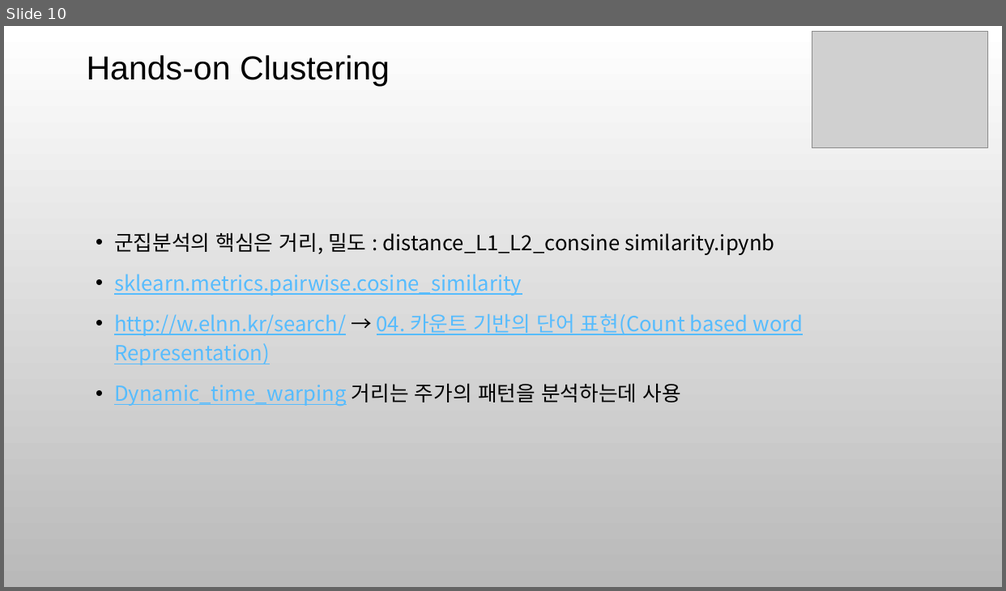
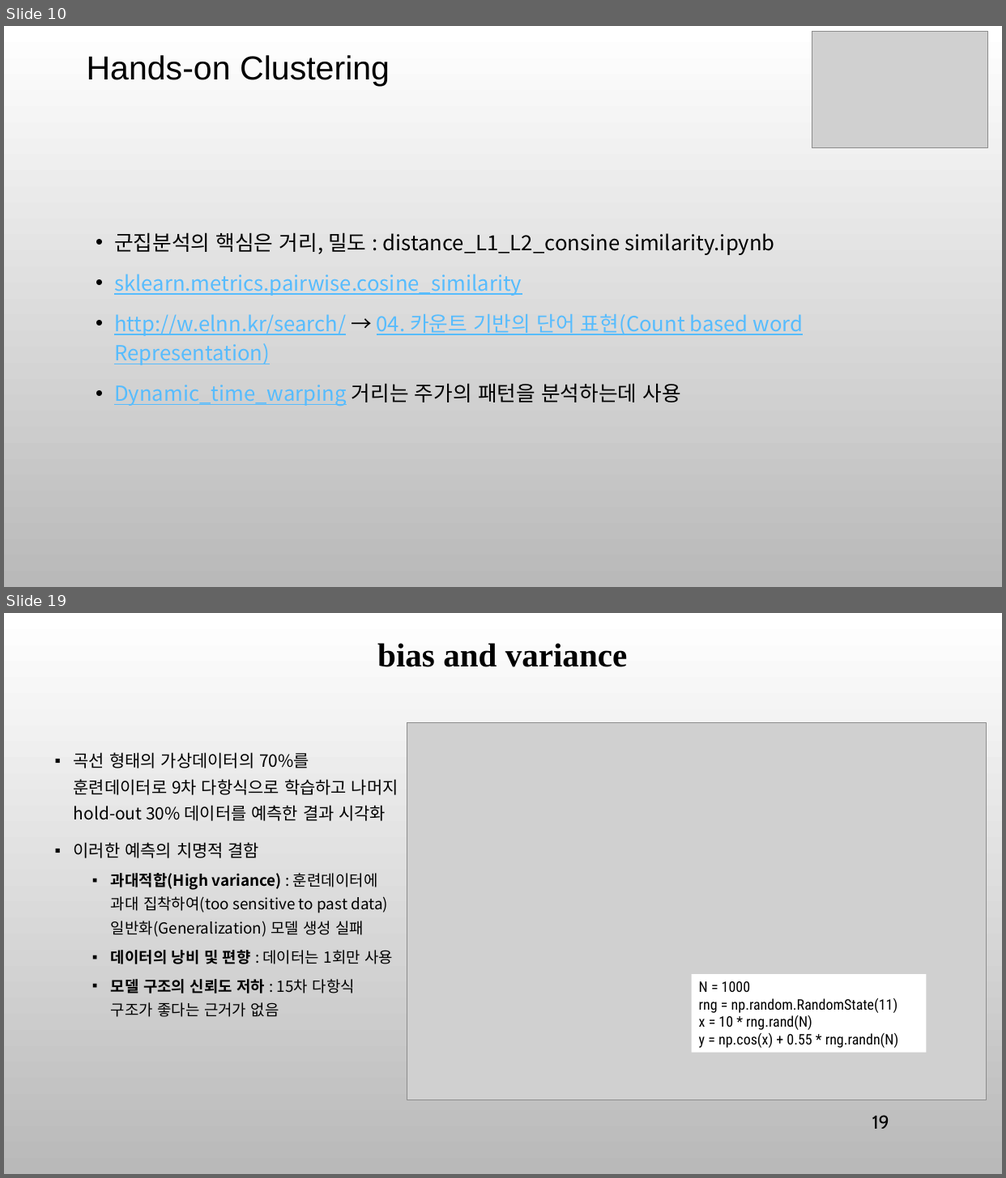
Before and after one commit to ancestor9/mathematics-for-machine-learning, a slide deck: 7_Applications of mathematics.pptx. Shown one above the other, each under a label of ours: slide 10 before the commit, slides 10 and 19 after it; the slides between them are not shown. The pictures are 1006x591 and 1006x1178 pixels, drawn with LibreOffice and Linux fonts; fonts in the diff are those of the drawing; grey boxes stand for pictures; background and template pictures are left out. Boxes give left, top, right and bottom in pixels: in the first picture for what was removed or moved away, otherwise in the second. Text is boxed around its words. In the diff, an @@ line names an element or a change of style, - is before the commit and + after.

```diff
--- a/7_Applications of mathematics.pptx
+++ b/7_Applications of mathematics.pptx
@@ slide 19 added at <box>4,613,1002,1174</box>, background picture (left out) @@
@@ text added at <box>377,643,627,667</box>, 32 pt, text #000000, bold @@
+bias and variance
@@ picture added at <box>407,723,987,1101</box> @@
@@ text added at <box>74,752,398,1017</box>, 14.7 pt, text #000000 @@
+▪ 곡선 형태의 가상데이터의 70%를 훈련데이터로 9차 다항식으로 학습하고 나머지 hold-out 30% 데이터를 예측한 결과 시각화
+▪ 이러한 예측의 치명적 결함
+  ▪ 과대적합(High variance) : 훈련데이터에 과대 집착하여(too sensitive to past data) 일반화(Generalization) 모델 생성 실패
+  ▪ 데이터의 낭비 및 편향 : 데이터는 1회만 사용
+  ▪ 모델 구조의 신뢰도 저하 : 15차 다항식 구조가 좋다는 근거가 없음
@@ rectangle added at <box>692,974,927,1053</box>, fill #FFFFFF, 14 pt, text #000000 @@
+N = 1000
+rng = np.random.RandomState(11)
+x = 10 * rng.rand(N)
+y = np.cos(x) + 0.55 * rng.randn(N)
@@ page number added at <box>872,1115,889,1129</box>, 18 pt, text #000000 @@
+19
```
Also in this commit, not shown: 9 slides changed, 13 other slides added, 1 slide removed.
